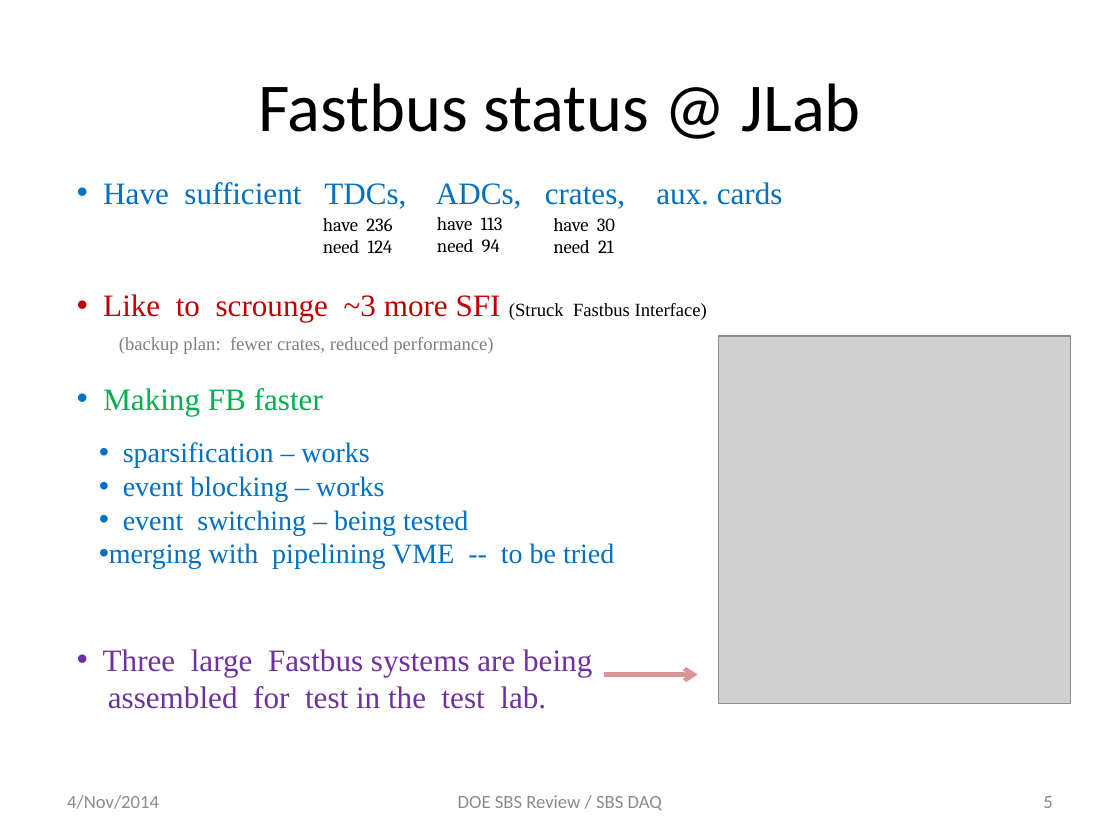
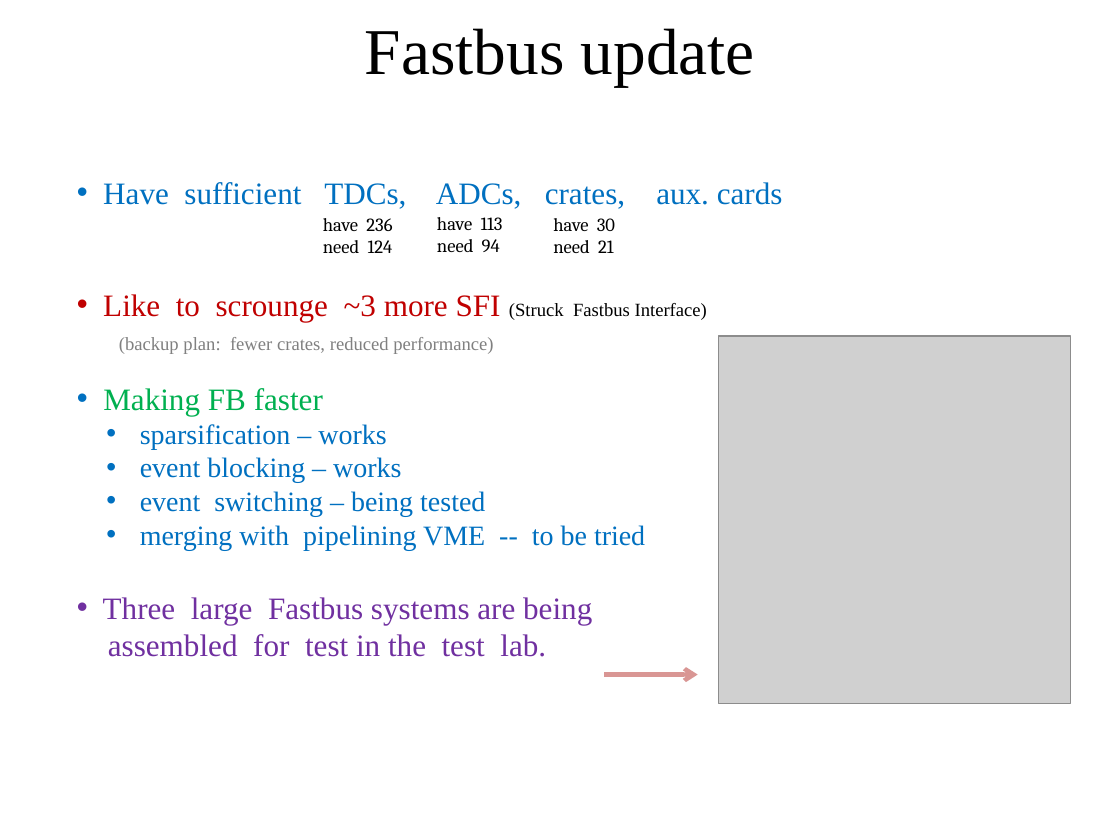
Before and after one commit to bmoffit/sbsdaq, a slide deck: slide 5 of 2015_DOE_Review/SuperBigBite DAQ update-Oct-20-2015.pptx. Drawn at 1120x840 pixels with LibreOffice and Linux fonts; fonts in the diff are those of the drawing; grey boxes stand for pictures; background and template pictures are left out. Boxes give left, top, right and bottom in pixels: in the first picture for what was removed or moved away, otherwise in the second. Text is boxed around its words. In the diff, an @@ line names an element or a change of style, - is before the commit and + after.

Commit message:
Switch to JLab template. Fix a few typos. First shot at having consistent font.

```diff
--- a/2015_DOE_Review/SuperBigBite DAQ update-Oct-20-2015.pptx
+++ b/2015_DOE_Review/SuperBigBite DAQ update-Oct-20-2015.pptx
@@ title at [365, 28, 755, 86]: text changed; size 44 to 42 pt; font Calibri to Times New Roman @@
-Fastbus status @ JLab
+Fastbus update
@@ text removed at [109, 442, 614, 569] @@
-• sparsification – works
-• event blocking – works
-• event switching – being tested
-• merging with pipelining VME -- to be tried
@@ text at [140, 424, 645, 550]: paragraphs added @@
+  • sparsification – works
+  • event blocking – works
+  • event switching – being tested
+  • merging with pipelining VME -- to be tried
@@ text removed at [67, 795, 159, 809] @@
-4/Nov/2014
@@ text removed at [458, 795, 662, 811] @@
-DOE SBS Review / SBS DAQ
@@ page number: place and size @@
-page number at [1043, 796, 1052, 808]
+page number at [429, 814, 690, 838]
@@ page number at [429, 814, 690, 838]: size 12 to 10 pt, font Calibri to Times New Roman, text colour #8C8C8C to #FFFFFF; alignment right to centre @@
```
Also in this commit, not shown: 18 other slides changed.
